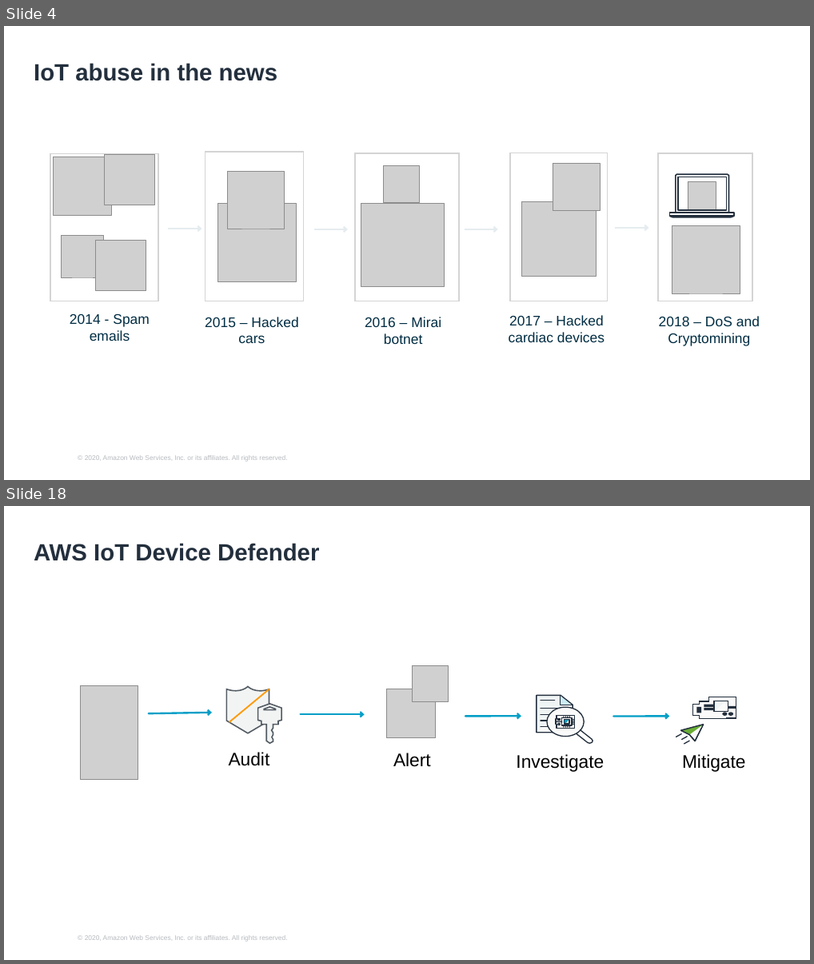
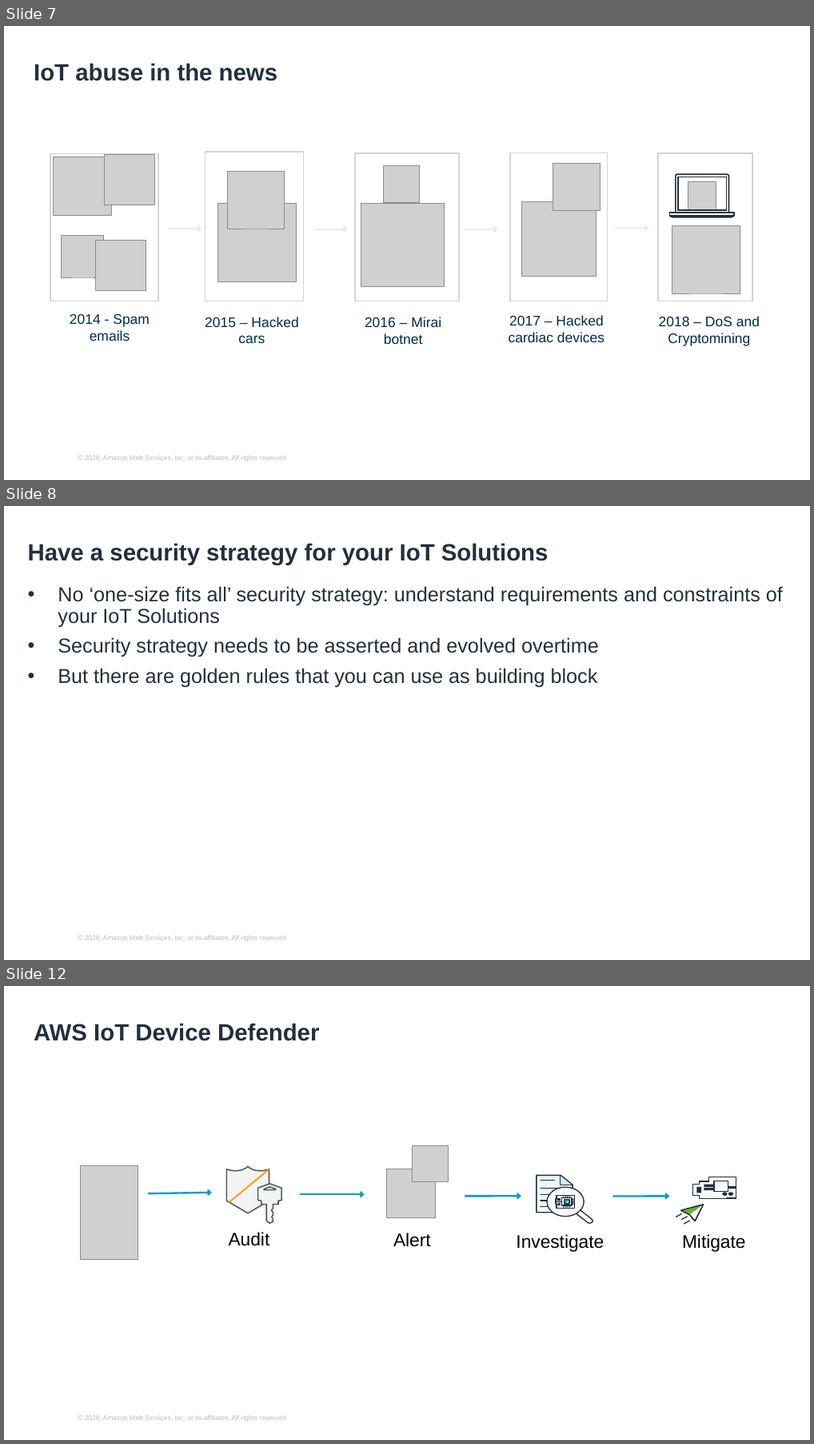
Before and after one commit to hongpham/Workshop-Protect-your-IoT-fleet, a slide deck: Protect your IoT fleet presentation.pptx. Shown one above the other, each under a label of ours: slides 4 and 18 before the commit, slides 7, 8 and 12 after it; the slides between them are not shown. The pictures are 814x964 and 814x1444 pixels, drawn with LibreOffice and Linux fonts; fonts in the diff are those of the drawing; grey boxes stand for pictures; background and template pictures are left out. Boxes give left, top, right and bottom in pixels: in the first picture for what was removed or moved away, otherwise in the second. Text is boxed around its words. In the diff, an @@ line names an element or a change of style, - is before the commit and + after.

```diff
--- a/Protect your IoT fleet presentation.pptx
+++ b/Protect your IoT fleet presentation.pptx
@@ slide 8 added at [4, 506, 810, 960], background #FFFFFF; not listed: 1 template element that a slide beside it also shows @@
@@ title added at [28, 543, 549, 565], 28 pt, text #232F3D, bold @@
+Have a security strategy for your IoT Solutions
@@ text added at [58, 586, 783, 688], 24 pt, text #232F3D @@
+• No ‘one-size fits all’ security strategy: understand requirements and constraints of your IoT Solutions
+• Security strategy needs to be asserted and evolved overtime
+• But there are golden rules that you can use as building block
@@ what was slide 4 is now slide 7 @@
@@ what was slide 18 is now slide 12 @@
```
Also in this commit, not shown: 5 slides changed, 7 other slides added, 5 slides removed, 7 other files.
